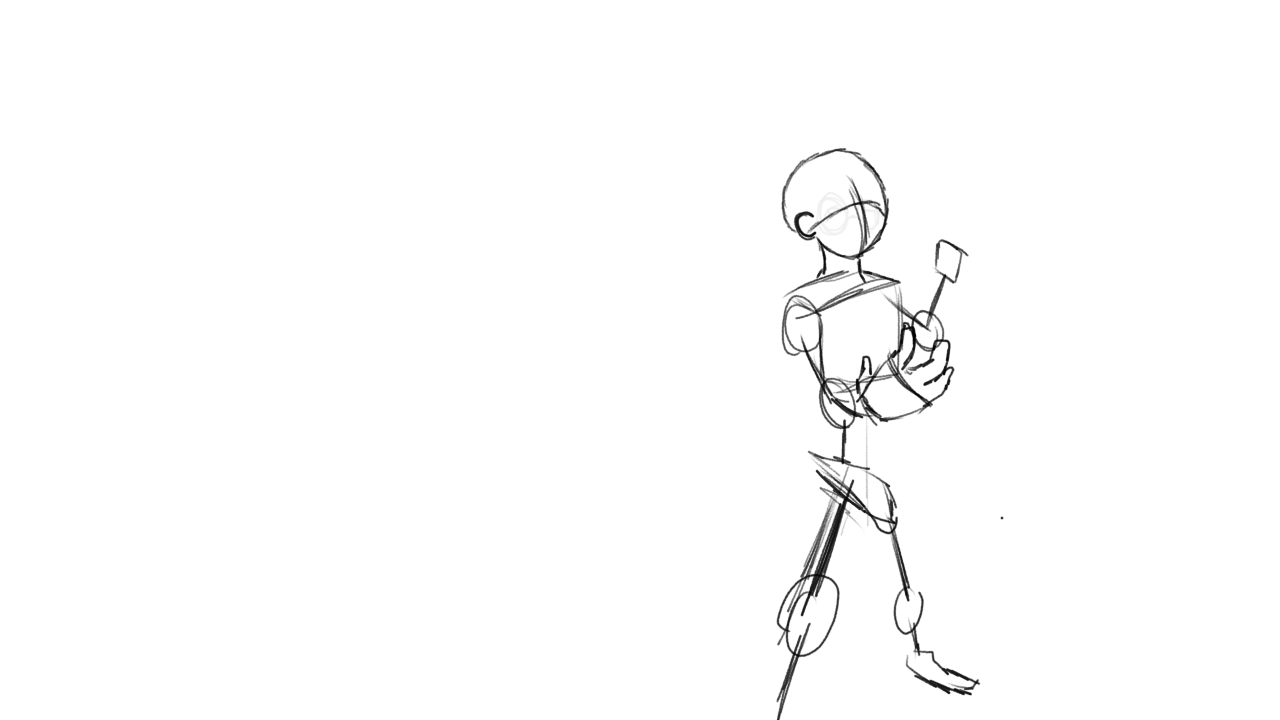
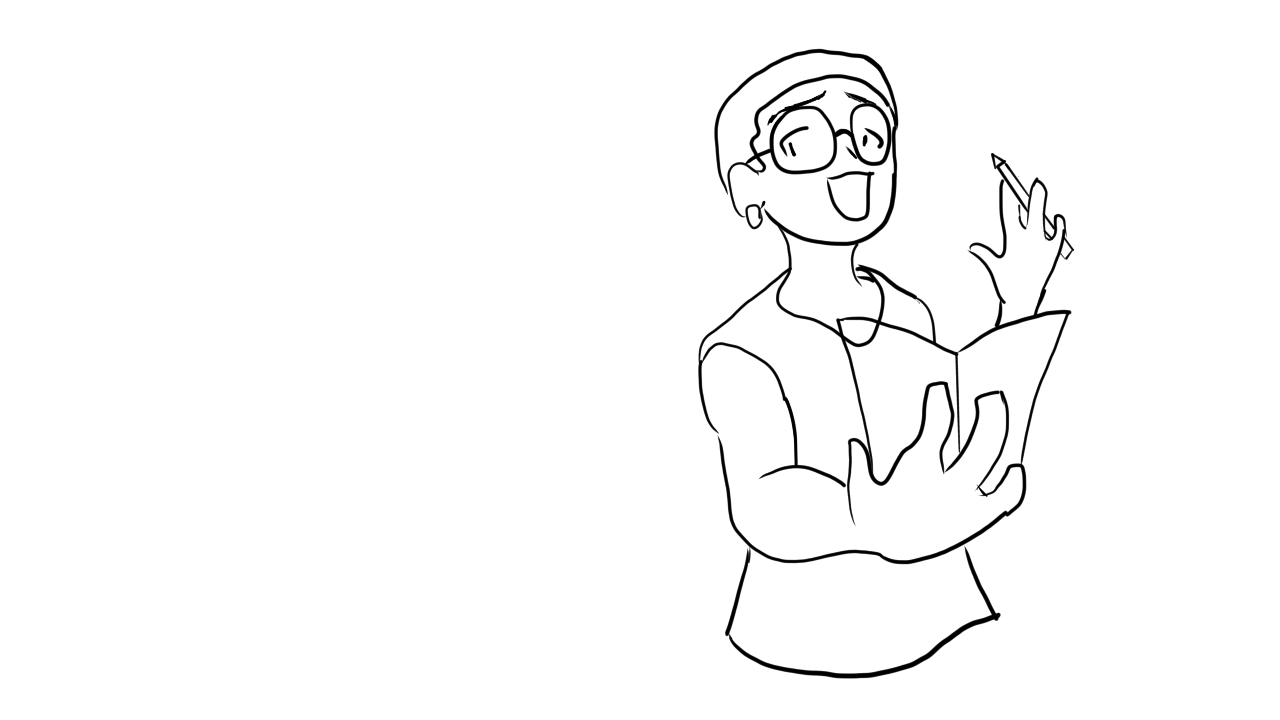
Layered file, before and after one edit (1280x720). Changes by layer:
added layer "Paint Layer 3" above "Paint Layer 2" over [698, 48, 1075, 704]
hid "Paint Layer 1", opacity 100% → 43%, painted on it over [698, 48, 1075, 720]
added layer "Background" (1st of 2) above "Background" over [698, 48, 1075, 720]
